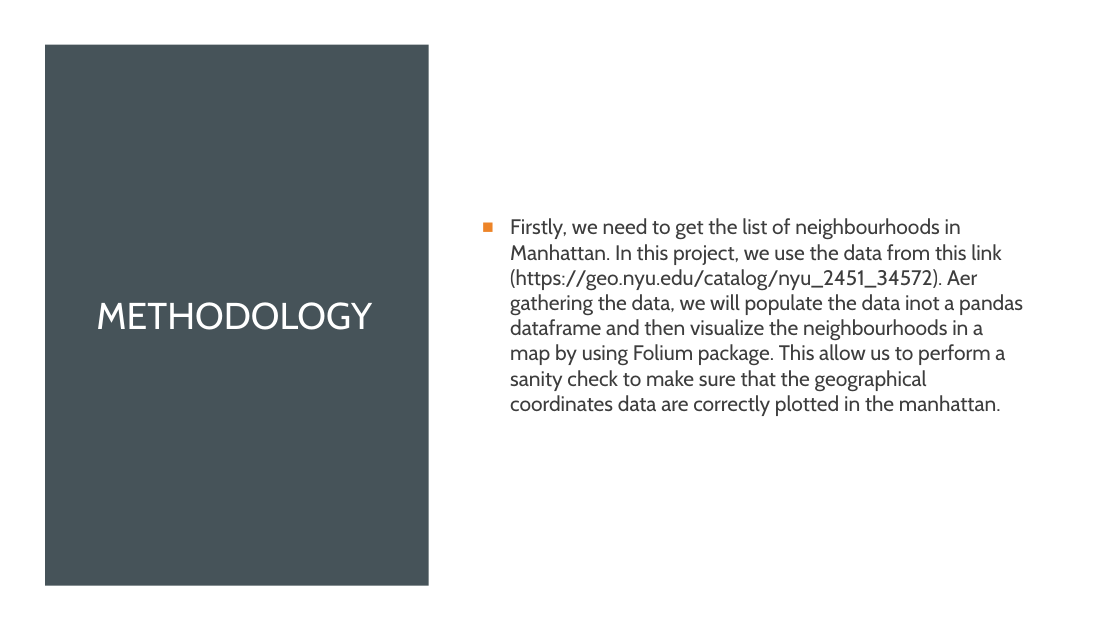
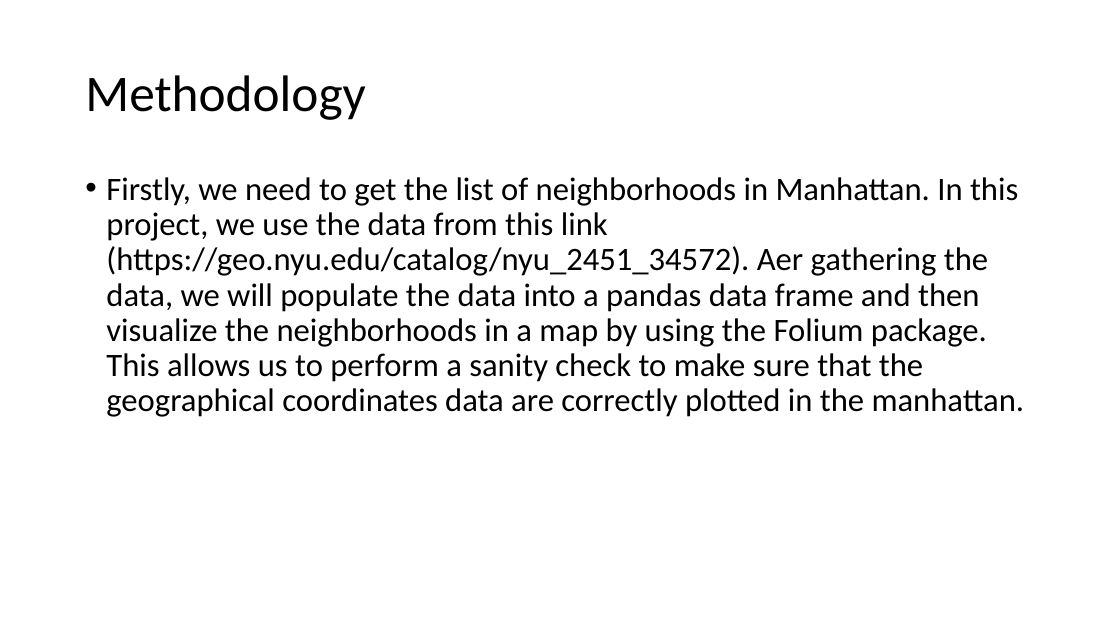
Before and after one commit to Hughli3/Coursera_Capstone, a slide deck: slide 8 of Week4 & 5/Final ppt.pptx (slide 11 before the commit). Drawn at 1120x630 pixels with LibreOffice and Linux fonts; fonts in the diff are those of the drawing. Boxes give left, top, right and bottom in pixels: in the first picture for what was removed or moved away, otherwise in the second. Text is boxed around its words. In the diff, an @@ line names an element or a change of style, - is before the commit and + after.

```diff
--- a/Week4 & 5/Final ppt.pptx
+++ b/Week4 & 5/Final ppt.pptx
@@ rectangle removed at bbox=[0, 0, 1120, 630] @@
@@ rectangle removed at bbox=[45, 45, 429, 586] @@
@@ title at bbox=[85, 75, 365, 120]: text changed; size 32 to 44 pt; font Cabin to Calibri; text colour #FFFFFF to #000000 @@
-METHODOLOGY
+Methodology
@@ text "Firstly, we need to get ..." at bbox=[106, 177, 1025, 417]: vertical alignment middle to top @@
@@ text at bbox=[106, 177, 1025, 417]: text changed; size 18 to 28 pt; font Cabin to Calibri; text colour #3D3D3D to #000000 @@
-■ Firstly, we need to get the list of neighbourhoods in Manhattan. In this project, we use the data from this link (https://geo.nyu.edu/catalog/nyu_2451_34572). Aer gathering the data, we will populate the data inot a pandas dataframe and then visualize the neighbourhoods in a map by using Folium package. This allow us to perform a sanity check to make sure that the geographical coordinates data are correctly plotted in the manhattan.
+• Firstly, we need to get the list of neighborhoods in Manhattan. In this project, we use the data from this link (https://geo.nyu.edu/catalog/nyu_2451_34572). Aer gathering the data, we will populate the data into a pandas data frame and then visualize the neighborhoods in a map by using the Folium package. This allows us to perform a sanity check to make sure that the geographical coordinates data are correctly plotted in the manhattan.
```
Also in this commit, not shown: 8 other slides changed, 4 slides added, 5 slides removed, 1 other file.
